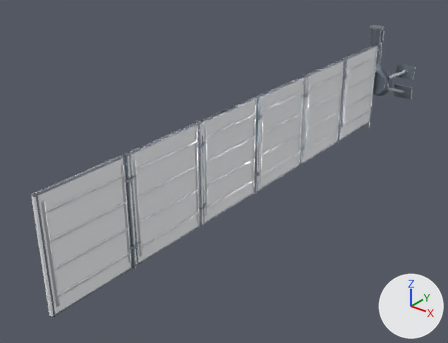
An edit to the glTF model assets-src/ship-modules/radiator-standard.glb, drawn before and after from the same camera.
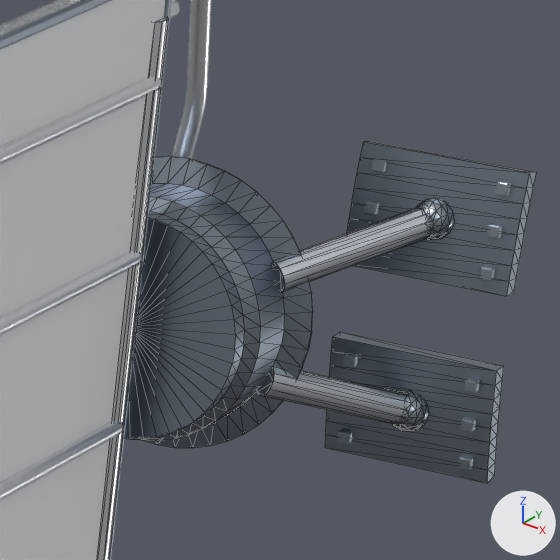
Each version is shown whole from a camera (50 mm lens) standing at (9.79, -21.74, 7.29) and looking at (-0.68, -8.66, -0.82), then close up on the part from 80% to 93% of the width and 14% to 31% of the height. The lights are fixed; the arrows at lower right show +X, +Y and +Z. The older version's two pictures come first. The close-ups show mesh edges as thin lines. Where no turn or scale is listed for an object, it has been applied to the vertices. Vertices at exactly the same position are counted once.

Objects in the first close-up: 'fluid_joint_feeds', 'hull_saddle:0', 'hull_saddle:1', 'mount_leg:0', 'mount_leg:1', 'mount_leg_foot:0', 'mount_pedestal', 'panel:0', 'radiator_frame:0', 'radiator_headers:0', 'radiator_pipes:0', 'saddle_bolts:1' and 2 more.
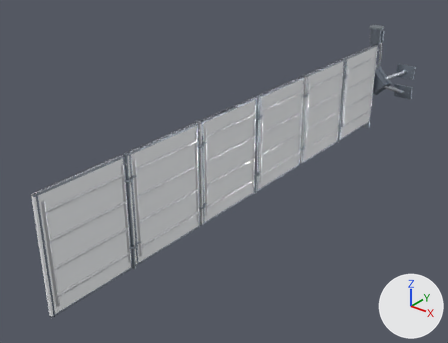
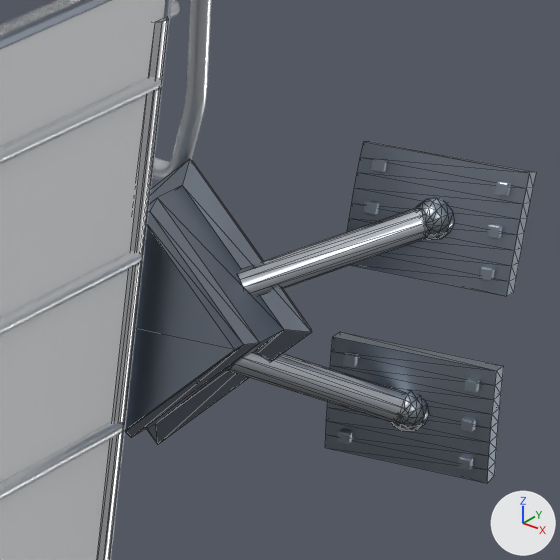
Pixel boxes [x1, y1, x2, y2] of what changed, in the close-ups (560 x 560 px):
'mount_pedestal', reshaped
    before: [124, 157, 313, 448]
    after: [125, 159, 312, 445]
'mount_leg:0', reshaped (19% wider)
    before: [272, 208, 430, 293]
    after: [238, 208, 427, 296]
'mount_leg:1', reshaped
    before: [256, 366, 408, 424]
    after: [227, 352, 406, 422]
part 3 of me_mount_pedestal, deleted
    before: [124, 157, 313, 448]

What the commit changed:
me_mount_leg_0 is used by ob_mount_leg_0; location (0.0, 0.0, 0.0).
me_mount_leg_0 had 24 vertices, 44 faces and spanned x 0.399..0.903, y -0.141..0.477, z 0.152..0.462.
me_mount_leg_0 now has 24 vertices, 44 faces and spans x 0.251..0.897, y -0.149..0.485, z 0.081..0.461.
me_mount_leg_0 part 1: 22 of 24 vertices moved; they spanned x 0.399..0.903, y -0.141..0.477, z 0.152..0.462 and now span x 0.251..0.897, y -0.149..0.485, z 0.081..0.461; mean shift (-0.084, 0.0, -0.04); largest move (0.498, -0.141, 0.235) -> (0.337, -0.149, 0.159).
me_mount_leg_1 is used by ob_mount_leg_1; location (0.0, 0.0, 0.0).
me_mount_leg_1 had 24 vertices, 44 faces and spanned x 0.399..0.903, y -0.141..0.477, z -0.462..-0.152.
me_mount_leg_1 now has 24 vertices, 44 faces and spans x 0.251..0.897, y -0.149..0.485, z -0.461..-0.081.
me_mount_leg_1 part 2: 22 of 24 vertices moved; they spanned x 0.399..0.903, y -0.141..0.477, z -0.462..-0.152 and now span x 0.251..0.897, y -0.149..0.485, z -0.461..-0.081; mean shift (-0.084, 0.0, 0.04); largest move (0.498, -0.141, -0.235) -> (0.337, -0.149, -0.159).
me_mount_pedestal is used by ob_mount_pedestal; location (0.0, 0.0, 0.0).
me_mount_pedestal had 290 vertices, 576 faces and spanned x -0.6..0.6, y -0.44..0.0, z -0.6..0.6.
me_mount_pedestal now has 26 vertices, 48 faces and spans x -0.6..0.6, y -0.44..0.0, z -0.6..0.6.
me_mount_pedestal part 3: 264 vertices removed from x -0.595..0.595, y -0.44..0.0, z -0.595..0.595.
